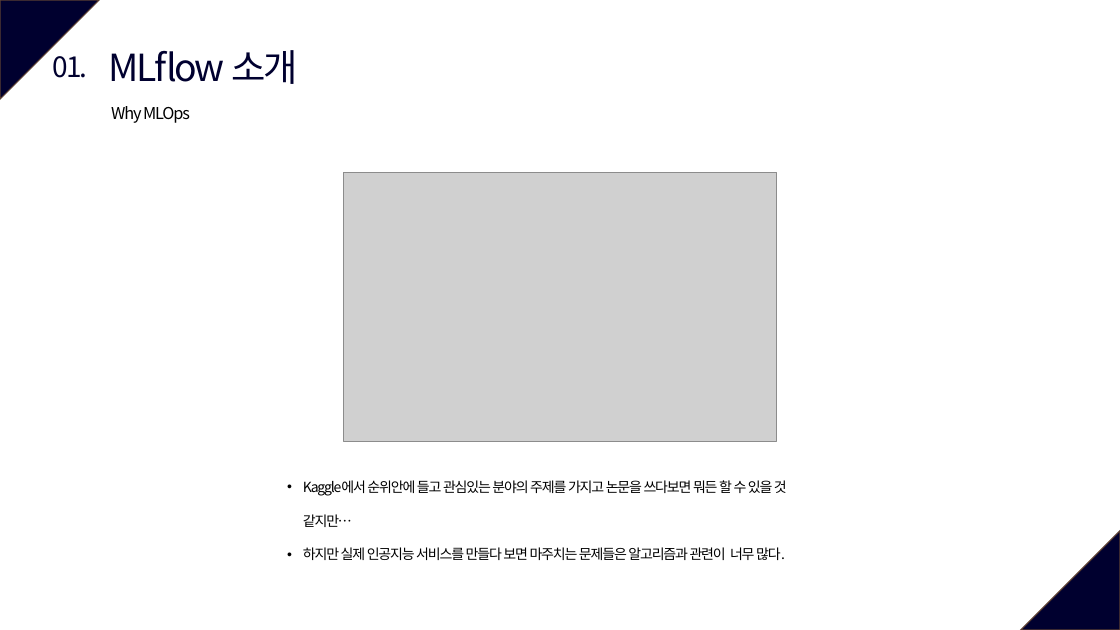
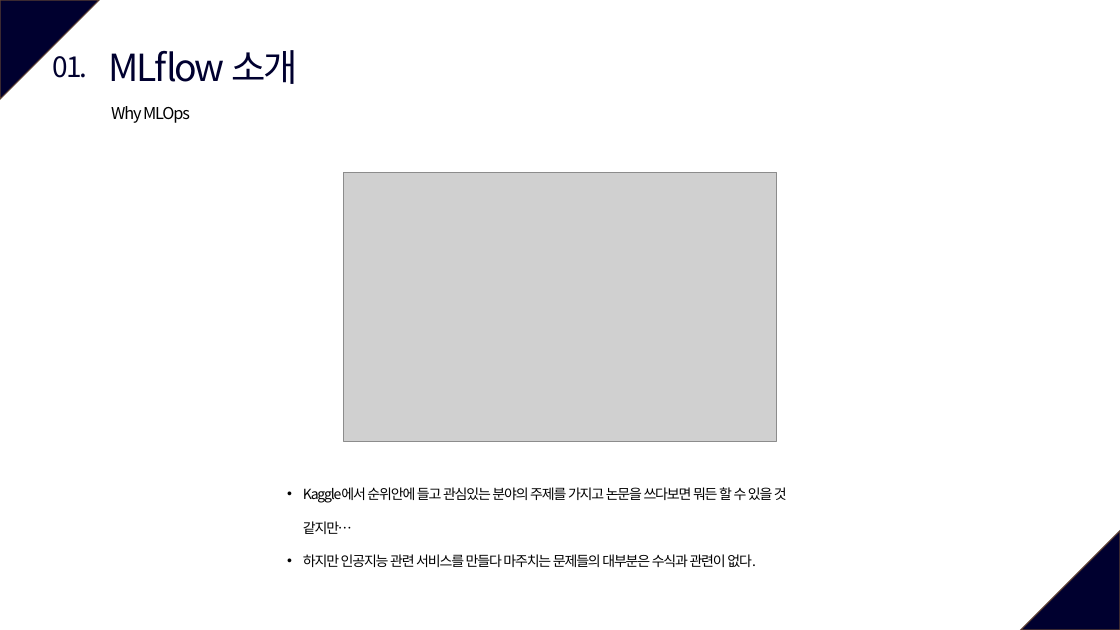
Before and after one commit to vhrehfdl/MLflow_tutorial, a slide deck: slide 4 of MLflow.pptx (slide 3 before the commit). Drawn at 1120x630 pixels with LibreOffice and Linux fonts; fonts in the diff are those of the drawing; grey boxes stand for pictures. Boxes give left, top, right and bottom in pixels: in the first picture for what was removed or moved away, otherwise in the second. Text is boxed around its words. In the diff, an @@ line names an element or a change of style, - is before the commit and + after.

```diff
--- a/MLflow.pptx
+++ b/MLflow.pptx
@@ text "Kaggle에서 순위안에 들고 관심있는 분야의 ...": place and size @@
-text "Kaggle에서 순위안에 들고 관심있는 분야의 ..." at (303, 480, 787, 560)
+text "Kaggle에서 순위안에 들고 관심있는 분야의 ..." at (303, 487, 787, 567)
@@ text at (303, 554, 756, 567): text changed @@
-• 하지만 실제 인공지능 서비스를 만들다 보면 마주치는 문제들은 알고리즘과 관련이 너무 많다.
+• 하지만 인공지능 관련 서비스를 만들다 마주치는 문제들의 대부분은 수식과 관련이 없다.
```
Also in this commit, not shown: 5 other slides changed, 12 slides added, 47 other files.
